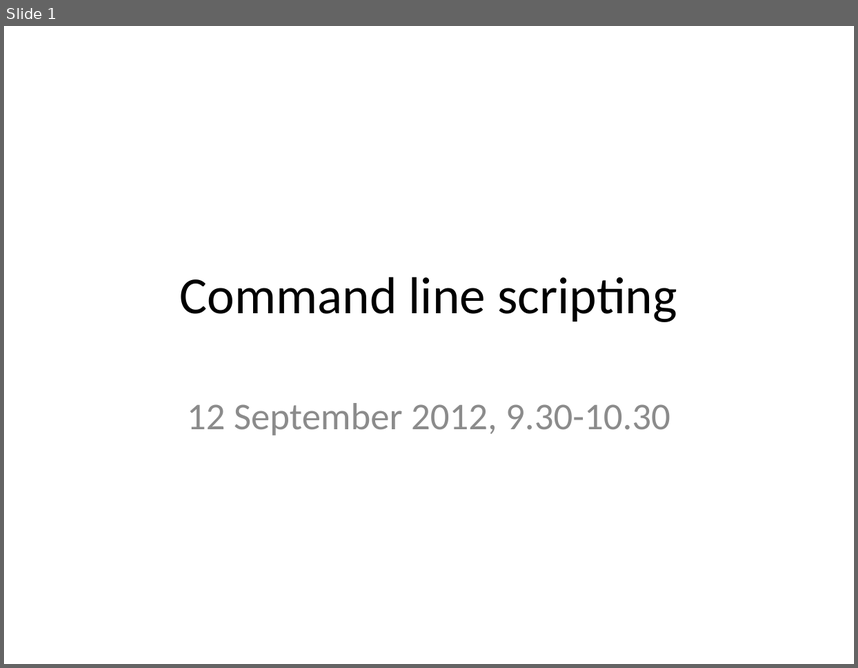
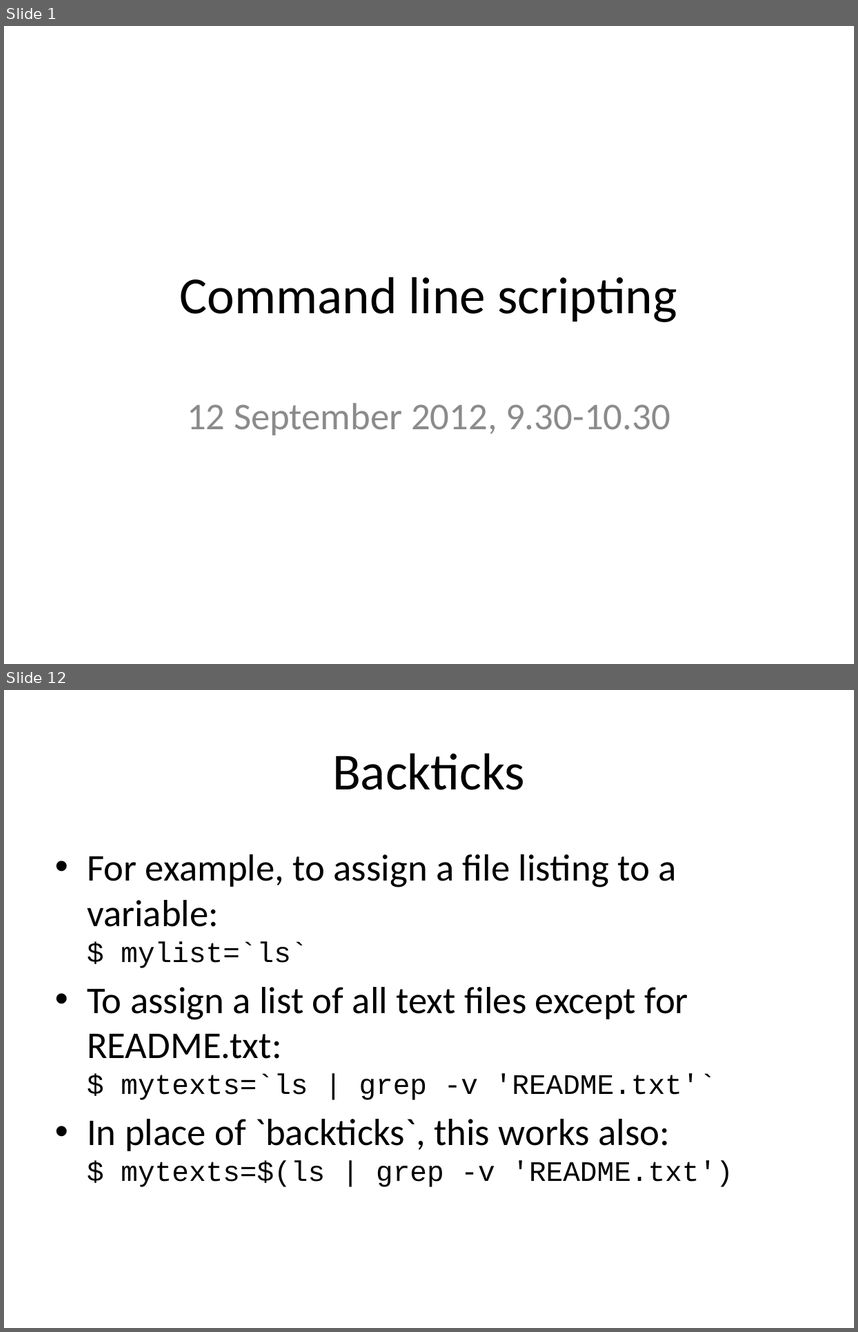
Before and after one commit to rvosa/ngs-workflows, a slide deck: doc/slides/day2/session1/CLIScripting.pptx. Shown one above the other, each under a label of ours: slide 1 before the commit, slides 1 and 12 after it; the slides between them are not shown. The pictures are 858x668 and 858x1332 pixels, drawn with LibreOffice and Linux fonts; fonts in the diff are those of the drawing. Boxes give left, top, right and bottom in pixels: in the first picture for what was removed or moved away, otherwise in the second. Text is boxed around its words. In the diff, an @@ line names an element or a change of style, - is before the commit and + after.

```diff
--- a/doc/slides/day2/session1/CLIScripting.pptx
+++ b/doc/slides/day2/session1/CLIScripting.pptx
@@ slide 12 added at (4, 690, 854, 1328), background #FFFFFF @@
@@ title added at (332, 753, 525, 790), 44 pt, text #000000 @@
+Backticks
@@ text added at (87, 854, 733, 1187), 32 pt, text #000000 @@
+• For example, to assign a file listing to a variable:
+  $ mylist=`ls`
+• To assign a list of all text files except for README.txt:
+  $ mytexts=`ls | grep -v 'README.txt'`
+• In place of `backticks`, this works also:
+  $ mytexts=$(ls | grep -v 'README.txt')
```
Also in this commit, not shown: 5 slides changed, 9 other slides added, 7 slides removed.
